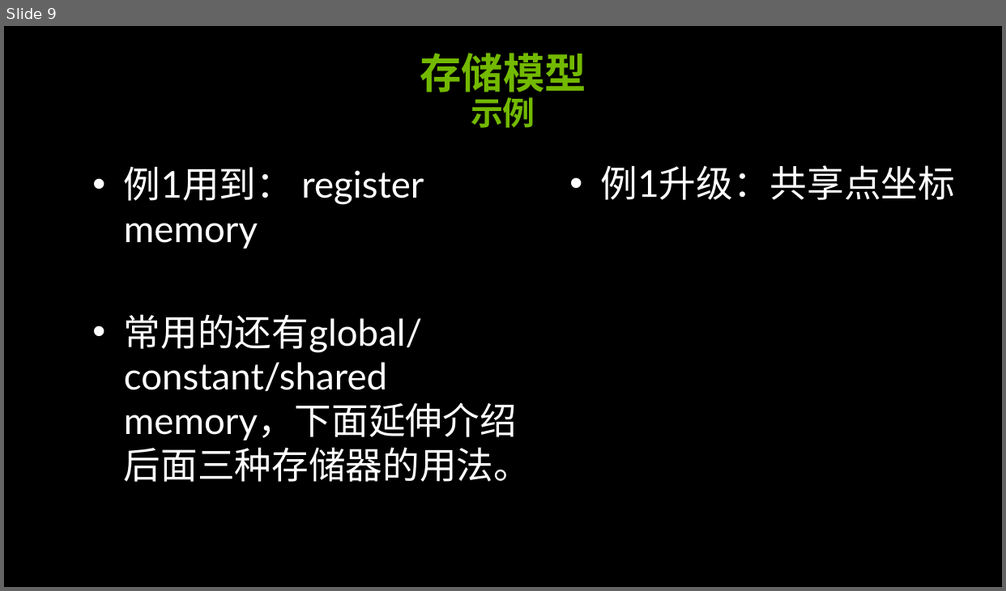
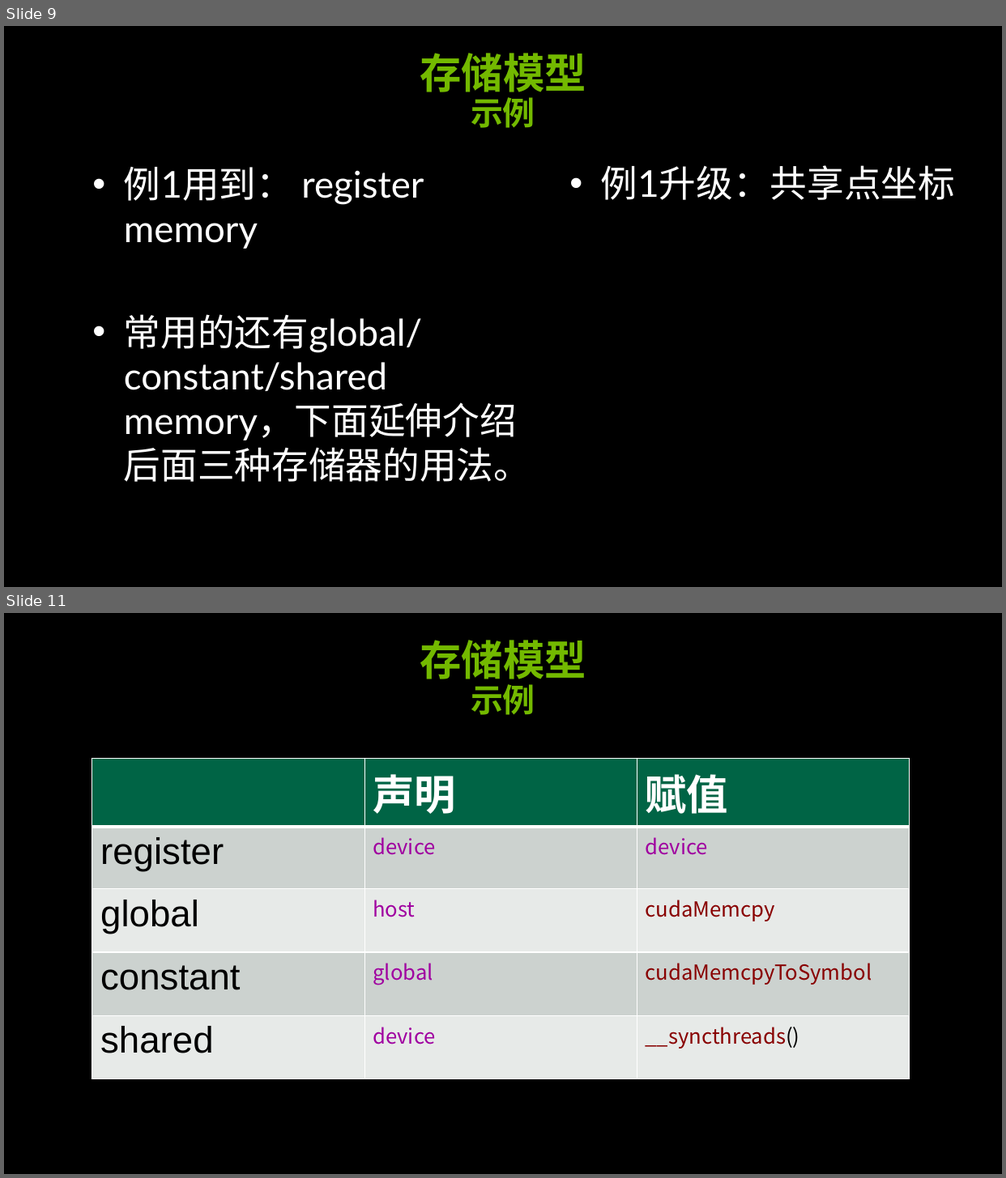
Before and after one commit to soulsheng/CUDA-Practice, a slide deck: doc/cuda_training_day1_pm(20141219Liu).pptx. Shown one above the other, each under a label of ours: slide 9 before the commit, slides 9 and 11 after it; the slides between them are not shown. The pictures are 1006x591 and 1006x1178 pixels, drawn with LibreOffice and Linux fonts; fonts in the diff are those of the drawing; background and template pictures are left out. Boxes give left, top, right and bottom in pixels: in the first picture for what was removed or moved away, otherwise in the second. Text is boxed around its words. In the diff, an @@ line names an element or a change of style, - is before the commit and + after.

```diff
--- a/doc/cuda_training_day1_pm(20141219Liu).pptx
+++ b/doc/cuda_training_day1_pm(20141219Liu).pptx
@@ slide 11 added at box(4, 613, 1002, 1174), background picture (left out) @@
@@ title added at box(420, 640, 586, 715), 36 pt, text #73B900, bold @@
+存储模型
+示例
@@ table added at box(92, 759, 910, 1071), 5 rows, 3 columns @@
+ | 声明 | 赋值
+register | device | device
+global | host | cudaMemcpy
+constant | global | cudaMemcpyToSymbol
+shared | device | __syncthreads()
```
Also in this commit, not shown: 2 slides changed, 6 other slides added, 1 slide removed.
